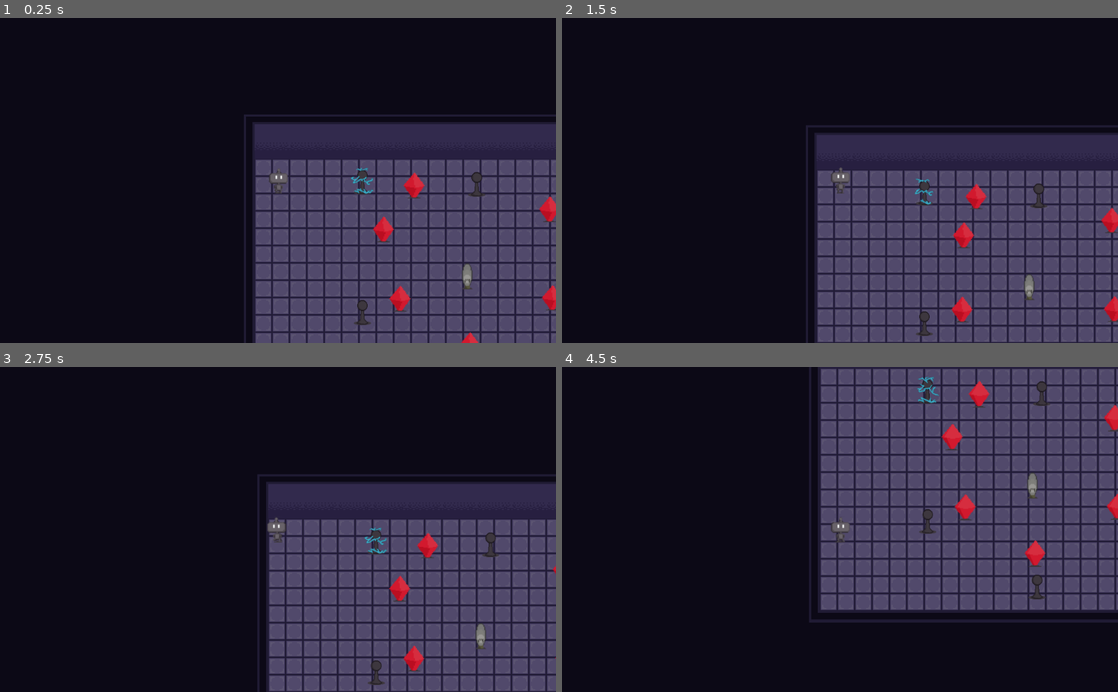
Above: before the commit, frames 1-4 (two rows, left to right).
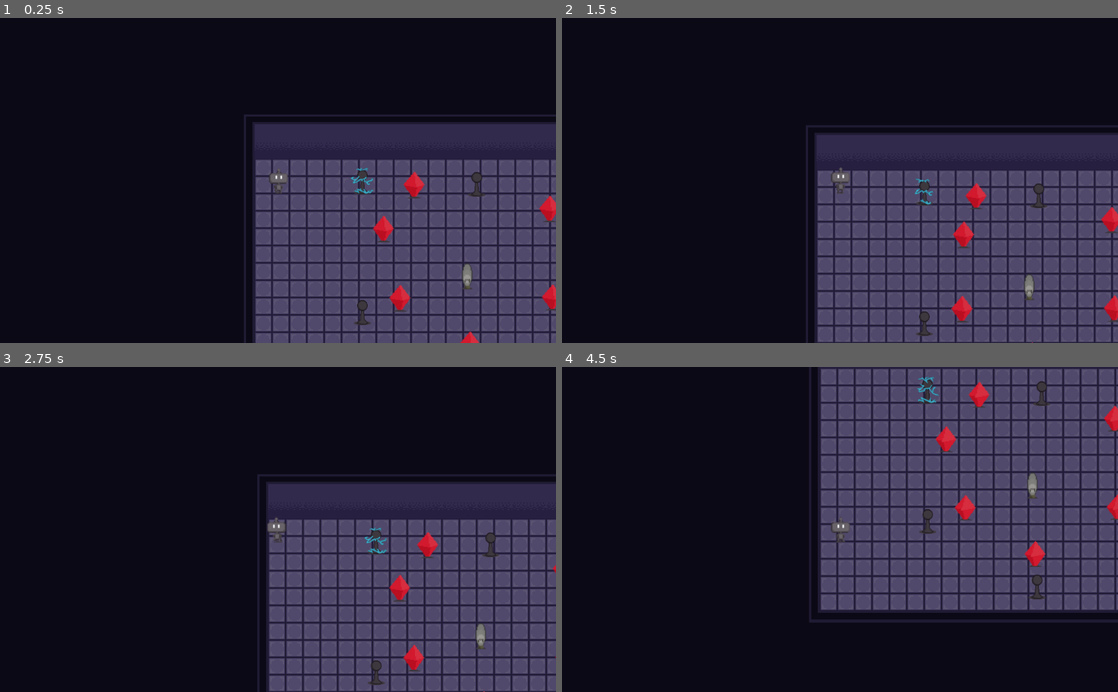
Above: after the commit, the same moments.

Repository: agusmao/connection
Game: Godot game, scene res://Levels/Level2.tscn
Two runs of this game, one before a commit and one after it. Both use one fixed random seed, a clock stepped at 60 frames per second and the inputs below. This scene is started directly instead of the project's main scene.
Inputs:
- Up to frame 1 (0.25 s): no input
- Up to frame 2 (1.5 s): hold Up (ui_up) from 0.53 s (still down)
- Up to frame 3 (2.75 s): tap Enter at 2 s; release Up (ui_up) at 2.03 s; hold Left (ui_left) from 2.03 s (still down)
- Up to frame 4 (4.5 s): release Left (ui_left) at 3.53 s; hold Down (ui_down) 3.53-4.28 s; hold Right (ui_right) from 4.28 s (still down)

The runs differ from the first frame. In frame 1, 0.2% of the frame differs, in the area x 67-100%, y 47-100%; in frame 2, 0.2%; in frame 3, 0.1%; in frame 4, 0.4%, in the area x 67-100%, y 4-62%.

Commit message:
creates level 5

Diff:
--- a/Items/Blocker.gd
+++ b/Items/Blocker.gd
@@ -34,11 +34,16 @@
 	blocked = false
 
 func _physics_process(delta):
+	var newIndex
 	if len(positions) > 1 and not blocked:
 		var distance = nextPosition.distance_to(global_position)
 		if distance < minimal_distance:
 			blocked = true
-			current_goal = (current_goal + 1) % len(positions)
+			newIndex = (current_goal + 1) % len(positions)
+			if newIndex < current_goal:
+				positions.invert()
+
+			current_goal = newIndex
 			nextPosition = positions[current_goal]
 			$Timer.start()
 
--- a/Items/Blocker.tscn
+++ b/Items/Blocker.tscn
@@ -95,8 +95,9 @@
 [node name="AnimatedSprite" type="AnimatedSprite" parent="."]
 position = Vector2( 1.58886, -0.198608 )
 scale = Vector2( 0.751741, 0.584166 )
-frames = SubResource( 8 )
+frames = SubResource( 14 )
 animation = "off"
+frame = 5
 playing = true
 [connection signal="timeout" from="Timer" to="." method="_on_Timer_timeout"]
 [connection signal="animation_finished" from="AnimatedSprite" to="." method="_on_AnimatedSprite_animation_finished"]
--- /dev/null
+++ b/Levels/Level5.tscn
@@ -0,0 +1,92 @@
+[gd_scene load_steps=6 format=2]
+
+[ext_resource path="res://Levels/LevelTemplate.tscn" type="PackedScene" id=1]
+[ext_resource path="res://Items/Blocker.tscn" type="PackedScene" id=2]
+[ext_resource path="res://Items/TargetNode.tscn" type="PackedScene" id=3]
+[ext_resource path="res://Items/SourceNode.tscn" type="PackedScene" id=4]
+[ext_resource path="res://Items/NormalNode.tscn" type="PackedScene" id=5]
+
+[node name="LevelTemplate" instance=ExtResource( 1 )]
+
+[node name="Player" parent="." index="1"]
+position = Vector2( -35.7862, 128.234 )
+
+[node name="TargetNode" parent="Nodes" index="0" instance=ExtResource( 3 )]
+position = Vector2( 5.96437, -102.171 )
+
+[node name="SourceNode" parent="Nodes" index="1" instance=ExtResource( 4 )]
+position = Vector2( -27.8337, 7.9525 )
+
+[node name="NormalNode" parent="Nodes" index="2" instance=ExtResource( 5 )]
+position = Vector2( 53.6793, 152.091 )
+
+[node name="NormalNode2" parent="Nodes" index="3" instance=ExtResource( 5 )]
+position = Vector2( 265.415, 159.05 )
+
+[node name="NormalNode3" parent="Nodes" index="4" instance=ExtResource( 5 )]
+position = Vector2( 401.601, 95.4299 )
+
+[node name="NormalNode4" parent="Nodes" index="5" instance=ExtResource( 5 )]
+position = Vector2( 402.595, -19.8812 )
+
+[node name="NormalNode5" parent="Nodes" index="6" instance=ExtResource( 5 )]
+position = Vector2( 283.308, -124.258 )
+
+[node name="NormalNode6" parent="Nodes" index="7" instance=ExtResource( 5 )]
+position = Vector2( 166.008, -138.175 )
+
+[node name="Blocker" parent="Blockers" index="0" instance=ExtResource( 2 )]
+position = Vector2( 113.292, -84.1785 )
+id = 1
+connected_to = 2
+
+[node name="Position2D" type="Position2D" parent="Blockers/Blocker" index="3"]
+position = Vector2( -4.97029, -94.4359 )
+
+[node name="Position2D2" type="Position2D" parent="Blockers/Blocker" index="4"]
+
+[node name="Blocker2" parent="Blockers" index="1" instance=ExtResource( 2 )]
+position = Vector2( 82.5072, -43.7387 )
+id = 2
+connected_to = 3
+
+[node name="Blocker3" parent="Blockers" index="2" instance=ExtResource( 2 )]
+position = Vector2( -84.4953, -42.7447 )
+id = 3
+connected_to = 4
+
+[node name="Blocker4" parent="Blockers" index="3" instance=ExtResource( 2 )]
+position = Vector2( -70.5784, -178.931 )
+id = 4
+
+[node name="Blocker5" parent="Blockers" index="4" instance=ExtResource( 2 )]
+position = Vector2( 139.109, 105.371 )
+id = 5
+wait_time = 0.1
+walk_speed = 0.5
+
+[node name="Position2D" type="Position2D" parent="Blockers/Blocker5" index="3"]
+
+[node name="Position2D2" type="Position2D" parent="Blockers/Blocker5" index="4"]
+position = Vector2( -39.7625, -8.94656 )
+
+[node name="Position2D3" type="Position2D" parent="Blockers/Blocker5" index="5"]
+position = Vector2( -85.4893, -38.7684 )
+
+[node name="Position2D4" type="Position2D" parent="Blockers/Blocker5" index="6"]
+position = Vector2( -88.4715, -70.5784 )
+
+[node name="Position2D5" type="Position2D" parent="Blockers/Blocker5" index="7"]
+position = Vector2( -60.6378, -102.388 )
+
+[node name="Blocker6" parent="Blockers" index="5" instance=ExtResource( 2 )]
+position = Vector2( 417.447, -144.139 )
+id = 6
+wait_time = 2.0
+walk_speed = 1.0
+
+[node name="Position2D" type="Position2D" parent="Blockers/Blocker6" index="3"]
+position = Vector2( -160.044, 162.032 )
+
+[node name="Position2D2" type="Position2D" parent="Blockers/Blocker6" index="4"]
+position = Vector2( -3.05176e-05, 0 )
Not shown: 1 places in Items/Blocker.tscn that only renumber resources
